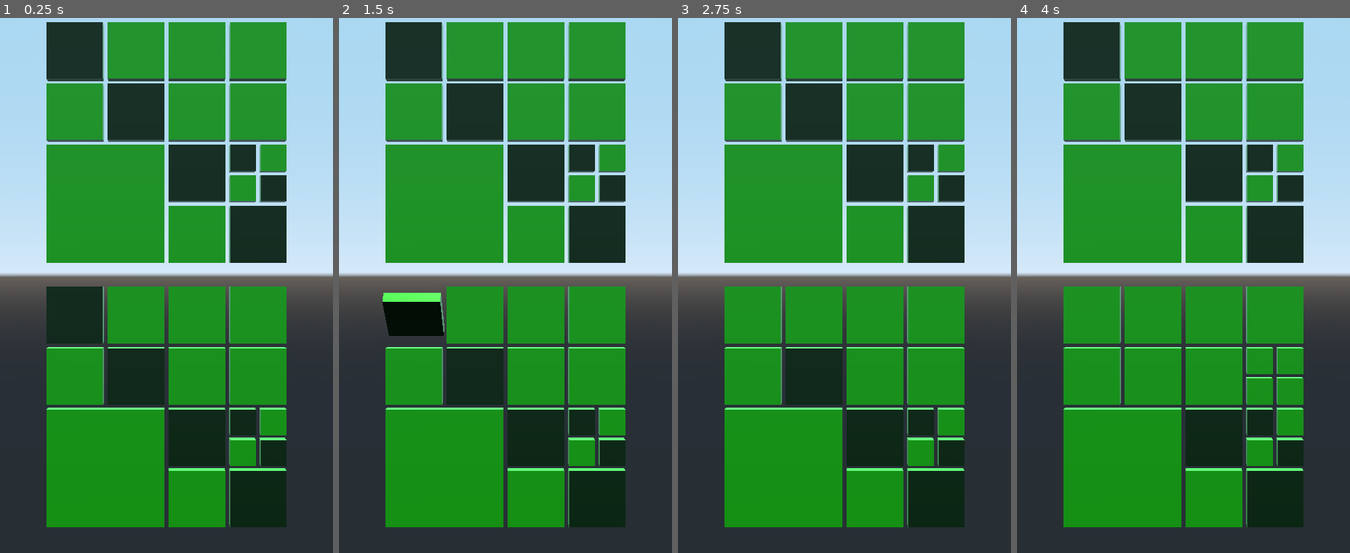
Above: before the commit, frames 1-4 (left to right).
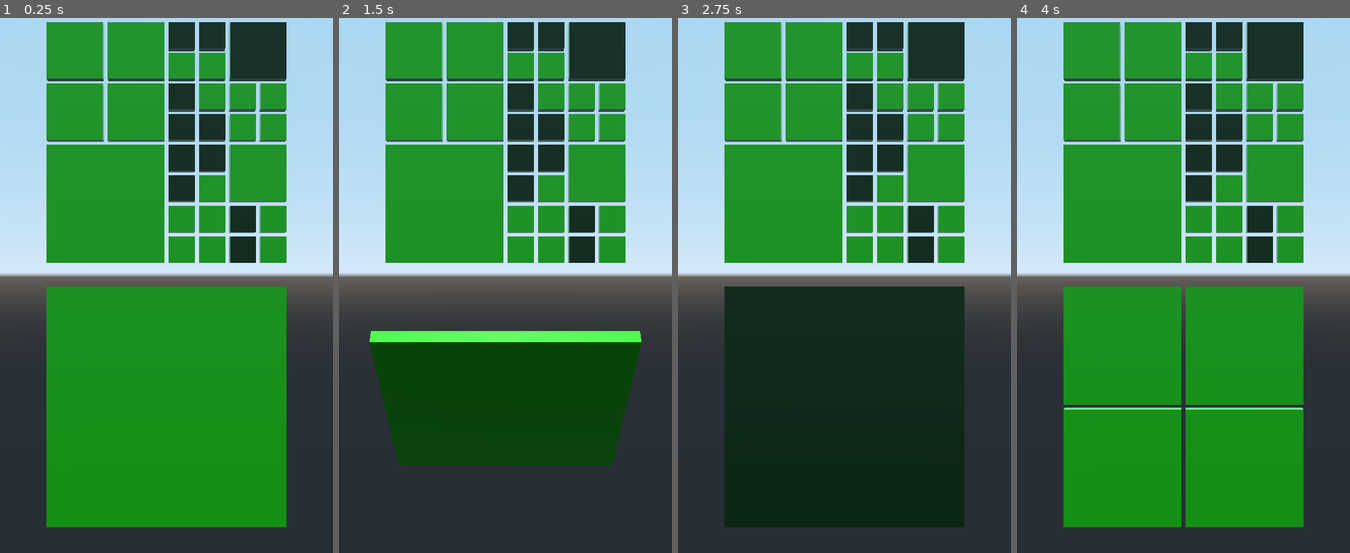
Above: after the commit, the same moments.

Repository: bentles/Tetra
Game: Godot game, scene res://Game.tscn
Two runs of this game, one before a commit and one after it. Both use one fixed random seed, a clock stepped at 60 frames per second and the inputs below.
Inputs (mouse positions are in pixels of both pictures, inside the frame that each line leads up to):
- Up to frame 1 (0.25 s): no input
- Up to frame 2 (1.5 s): tap Enter at 0.5 s; move the mouse to (578, 248) at 0.52 s; click (578, 248) at 0.67 s; tap Space at 1.25 s; drag from (438, 301) to (488, 387) at 1.27 s
- Up to frame 3 (2.75 s): tap Enter at 2 s; move the mouse to (877, 151) at 2.02 s; click (877, 151) at 2.17 s
- Up to frame 4 (4 s): tap Space at 2.75 s; drag from (1166, 387) to (1083, 189) at 2.77 s; tap Enter at 3.5 s; move the mouse to (1283, 360) at 3.52 s; click (1283, 360) at 3.67 s

The runs differ from the first frame. In frame 1, 22% of the frame differs, in the area x 13-87%, y 0-96%; in frame 2, 43%, in the area x 9-91%, y 0-96%; in frame 3, 37%; in frame 4, 18%.
Error after the commit: Invalid call. Nonexistent function 'play' in base 'Nil'. (res://Tetra/Tetra.gd:99)

Commit message:
generated random tetras

Diff:
--- a/Game.gd
+++ b/Game.gd
@@ -5,7 +5,9 @@
 	var test = [false, [false, true, true, false],
 				[false, true, true, [false, true, true, false]],
 				[false, false, false, false]]
-	$Tetra.build_from(test)
 
-	$Tetra2.build_from(test)
+	var rng = RandomNumberGenerator.new()
+	rng.randomize()
+	$Tetra.random_operation(30, rng)
+
 	pass
--- a/Tetra/Tetra.gd
+++ b/Tetra/Tetra.gd
@@ -19,6 +19,7 @@
 
 # Called when the node enters the scene tree for the first time.
 func _ready():
+	randomize()
 	_create_children()
 	$TetraBody.scale_object_local(Vector3(1, 1, scale_revert))
 
@@ -45,6 +46,35 @@
 		for i in 4:
 			children[i].build_from(tree[i])
 
+func random_operation(n: int, rng: RandomNumberGenerator):
+	if n == 0:
+		return
+	var operation_choice = rng.randf()
+	if !is_split && operation_choice > 0.5:
+		split()
+		var rest = split_into_four(n - 1, rng)
+		for i in 4:
+			children[i].random_operation(rest[i], rng)
+	elif !is_split && operation_choice <= 0.5:
+		set_flip_inverse()
+		random_operation(n - 1, rng)
+
+func split_into_four(n: int, rng: RandomNumberGenerator) -> Array:
+	if n == 0:
+		return [0,0,0,0]
+	var split = rng.randi() % n
+	var arr = split_into_two(split, rng)
+	arr.append_array(split_into_two(n - split, rng))
+	return arr
+
+func split_into_two(n: int, rng: RandomNumberGenerator) -> Array:
+	if n == 0:
+		return [0,0]
+	else:
+		var split = rng.randi() % n
+		return [split, n - split]
+
+
 func delete_children():
 	for child in children:
 		remove_child(child)
@@ -61,6 +91,9 @@
 	else:
 		flip_animation.play("flip2" if flipped else "flip")
 	flipped = !flipped
+
+func set_flip_inverse():
+	set_unflipped() if flipped else set_flipped()
 
 func set_flipped():
 	flip_animation.play("flipped")
